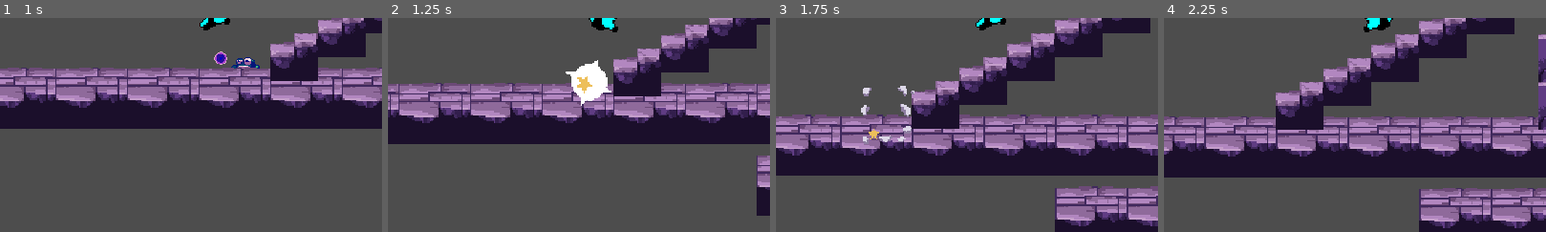
Above: before the commit, frames 1-4 (left to right).
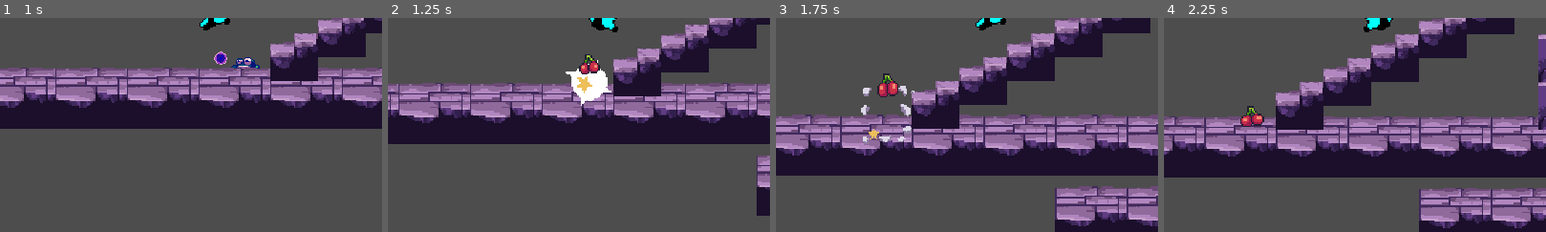
Above: after the commit, the same moments.

Repository: eugencic/PookieGame
Game: Godot game, scene res://level_base/level_base.tscn
Two runs of this game, one before a commit and one after it. Both use one fixed random seed, a clock stepped at 60 frames per second and the inputs below. The project has no main scene, so this scene is started directly.
Inputs (mouse positions are % of the whole screen's width and height, from its top left):
- Up to frame 1 (1 s): move the mouse to (72, 43) at 0.52 s; hold D (right) from 0.53 s (still down); click (72, 43) at 0.6 s; tap Space (jump) at 0.77 s
- Up to frame 2 (1.25 s): keep holding D (right)
- Up to frame 3 (1.75 s): keep holding D (right); move the mouse to (30, 53) at 1.27 s; click (30, 53) at 1.35 s; tap Space (jump) at 1.52 s
- Up to frame 4 (2.25 s): move the mouse to (60, 25) at 2.02 s; release D (right) at 2.03 s; hold A (left) from 2.03 s (still down); click (60, 25) at 2.1 s
The pictures show only the part of the screen within x 22-72%, y 49-99%; the shares and areas given below are measured in that part.

Frame 1 is identical in both runs. In frame 2, 0.3% of the frame differs, in the area x 50-56%, y 16-27%; in frame 3, 0.4%, in the area x 26-32%, y 25-38%; in frame 4, 0.4%.

Commit message:
👌 Add fruits pickup collection

Diff:
--- a/enemies/enemy_base/enemy_base.gd
+++ b/enemies/enemy_base/enemy_base.gd
@@ -34,7 +34,8 @@
 
 	_dying = true
 	SignalManager.on_enemy_hit.emit(points, global_position)
-	ObjectMaker.create_explosion(global_position)
+	ObjectMaker.create_simple_scene(global_position, ObjectMaker.SCENE_KEY.EXPLOSION)
+	ObjectMaker.create_simple_scene(global_position, ObjectMaker.SCENE_KEY.PICKUP)
 	set_physics_process(false)
 	hide()
 	queue_free()
--- a/fruit_pickup/fruit_pick_up.gd
+++ b/fruit_pickup/fruit_pick_up.gd
@@ -37,3 +37,8 @@
 
 func _on_life_timer_timeout():
 	kill_me()
+
+
+func _on_area_entered(area):
+	SignalManager.on_pickup_hit.emit(POINTS)
+	kill_me()
--- a/fruit_pickup/fruit_pick_up.tscn
+++ b/fruit_pickup/fruit_pick_up.tscn
@@ -508,7 +508,8 @@
 [sub_resource type="CircleShape2D" id="CircleShape2D_roj5h"]
 
 [node name="FruitPickUp" type="Area2D"]
-collision_layer = 2
+collision_layer = 0
+collision_mask = 2
 script = ExtResource("1_s8gqp")
 
 [node name="AnimatedSprite2D" type="AnimatedSprite2D" parent="."]
@@ -524,4 +525,5 @@
 one_shot = true
 autostart = true
 
+[connection signal="area_entered" from="." to="." method="_on_area_entered"]
 [connection signal="timeout" from="LifeTimer" to="." method="_on_life_timer_timeout"]
--- a/singletons/object_maker.gd
+++ b/singletons/object_maker.gd
@@ -1,13 +1,16 @@
 extends Node
 
 enum BULLET_KEY { PLAYER, ENEMY }
-
+enum SCENE_KEY {EXPLOSION, PICKUP}
 const BULLETS = {
 	BULLET_KEY.PLAYER: preload("res://bullets/bullet_player/bullet_player.tscn"),
 	BULLET_KEY.ENEMY: preload("res://bullets/bullet_enemy/bullet_enemy.tscn")
 }
 
-const explosion_scene: PackedScene = preload("res://enemy_explosion/enemy_explosion.tscn")
+const SIMPLE_SCENES = {
+	SCENE_KEY.EXPLOSION : preload("res://enemy_explosion/enemy_explosion.tscn"),
+	SCENE_KEY.PICKUP : preload("res://fruit_pickup/fruit_pick_up.tscn")
+}
 
 func add_child_deferred(child_to_add) -> void:
 		get_tree().root.add_child(child_to_add)
@@ -22,7 +25,7 @@
 	new_b.global_position = start_pos
 	call_add_child(new_b)
 
-func create_explosion(start_pos: Vector2) -> void:
-	var new_exp = explosion_scene.instantiate()
+func create_simple_scene(start_pos: Vector2, key: SCENE_KEY) -> void:
+	var new_exp = SIMPLE_SCENES[key].instantiate()
 	new_exp.global_position = start_pos
 	call_add_child(new_exp)
--- a/singletons/signal_manager.gd
+++ b/singletons/signal_manager.gd
@@ -1,3 +1,4 @@
 extends Node
 
 signal on_enemy_hit(points: int, enemy_position: Vector2)
+signal on_pickup_hit(points: int)
